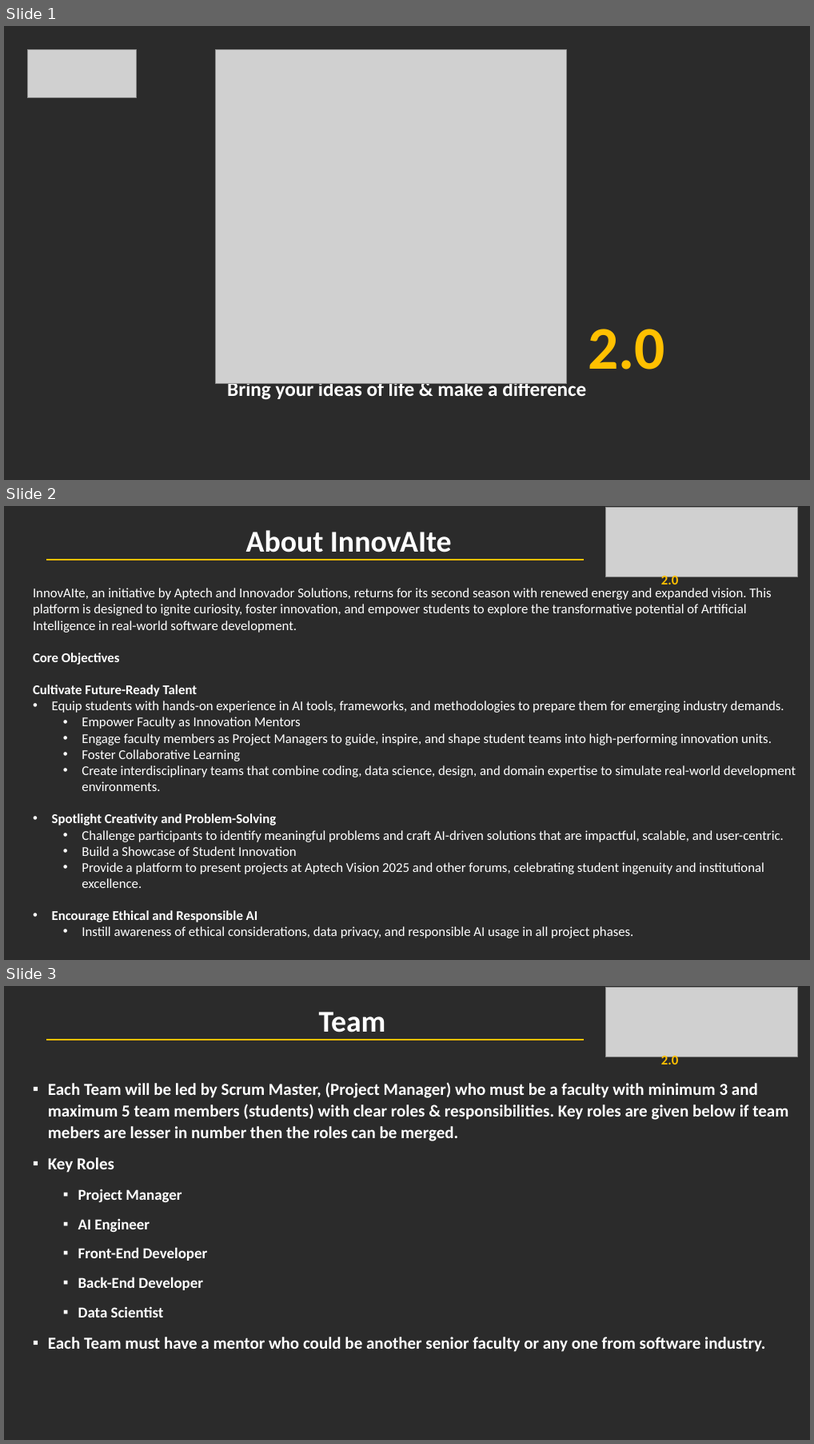
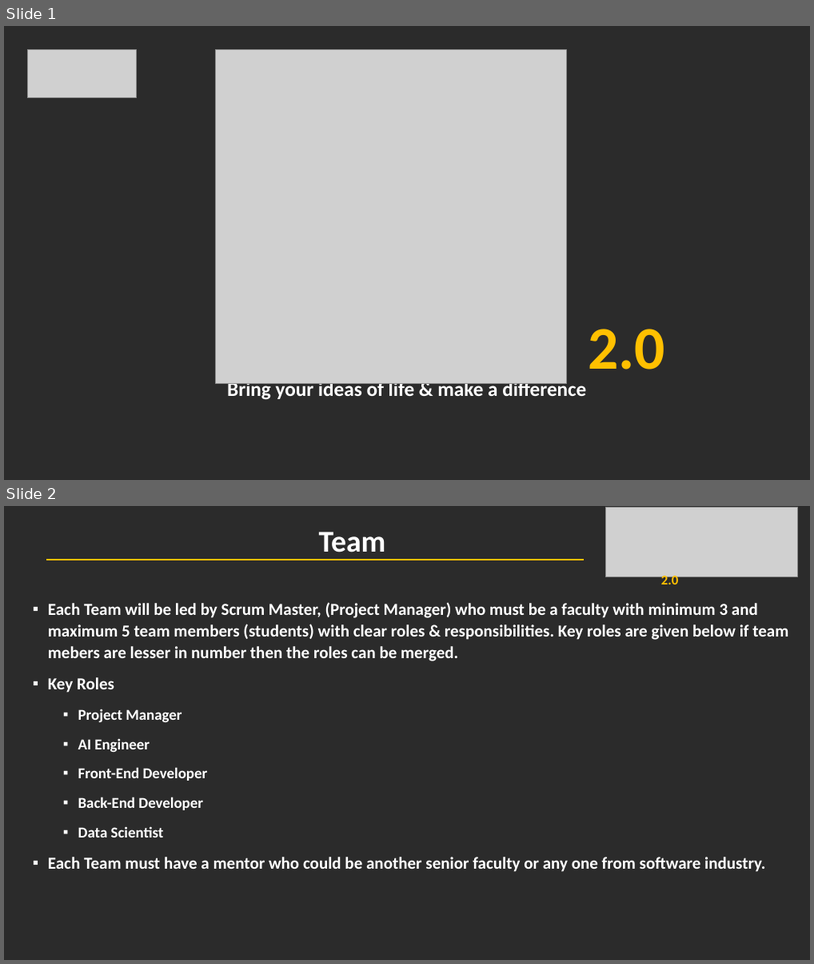
Before and after one commit to ARassignments/AI-Web, a slide deck: assets/InnovAIte Season 2.pptx. Shown one above the other, each under a label of ours: slides 1, 2 and 3 before the commit, slides 1 and 2 after it. The pictures are 814x1444 and 814x964 pixels, drawn with LibreOffice and Linux fonts; fonts in the diff are those of the drawing; grey boxes stand for pictures; background and template pictures are left out; a plain dark background stands for a picture behind light text. Boxes give left, top, right and bottom in pixels: in the first picture for what was removed or moved away, otherwise in the second. Text is boxed around its words. In the diff, an @@ line names an element or a change of style, - is before the commit and + after.

```diff
--- a/assets/InnovAIte Season 2.pptx
+++ b/assets/InnovAIte Season 2.pptx
@@ slide 2 removed at (4, 506, 810, 960), background picture (left out) @@
@@ picture removed at (606, 508, 798, 576) @@
@@ subtitle removed at (246, 530, 452, 552) @@
-About InnovAIte
@@ line removed from (47, 560) to (584, 560) @@
@@ text removed at (662, 574, 678, 584) @@
-2.0
@@ text removed at (33, 588, 796, 938) @@
-InnovAIte, an initiative by Aptech and Innovador Solutions, returns for its second season with renewed energy and expanded vision. This platform is designed to ignite curiosity, foster innovation, and empower students to explore the transformative potential of Artificial Intelligence in real-world software development.
-Core Objectives
-Cultivate Future-Ready Talent
-• Equip students with hands-on experience in AI tools, frameworks, and methodologies to prepare them for emerging industry demands.
-  • Empower Faculty as Innovation Mentors
-  • Engage faculty members as Project Managers to guide, inspire, and shape student teams into high-performing innovation units.
-  • Foster Collaborative Learning
-  • Create interdisciplinary teams that combine coding, data science, design, and domain expertise to simulate real-world development environments.
-• Spotlight Creativity and Problem-Solving
-  • Challenge participants to identify meaningful problems and craft AI-driven solutions that are impactful, scalable, and user-centric.
-  • Build a Showcase of Student Innovation
-  • Provide a platform to present projects at Aptech Vision 2025 and other forums, celebrating student ingenuity and institutional excellence.
-• Encourage Ethical and Responsible AI
-  • Instill awareness of ethical considerations, data privacy, and responsible AI usage in all project phases.
@@ what was slide 3 is now slide 2 @@
```
Also in this commit, not shown: 11 other files.
